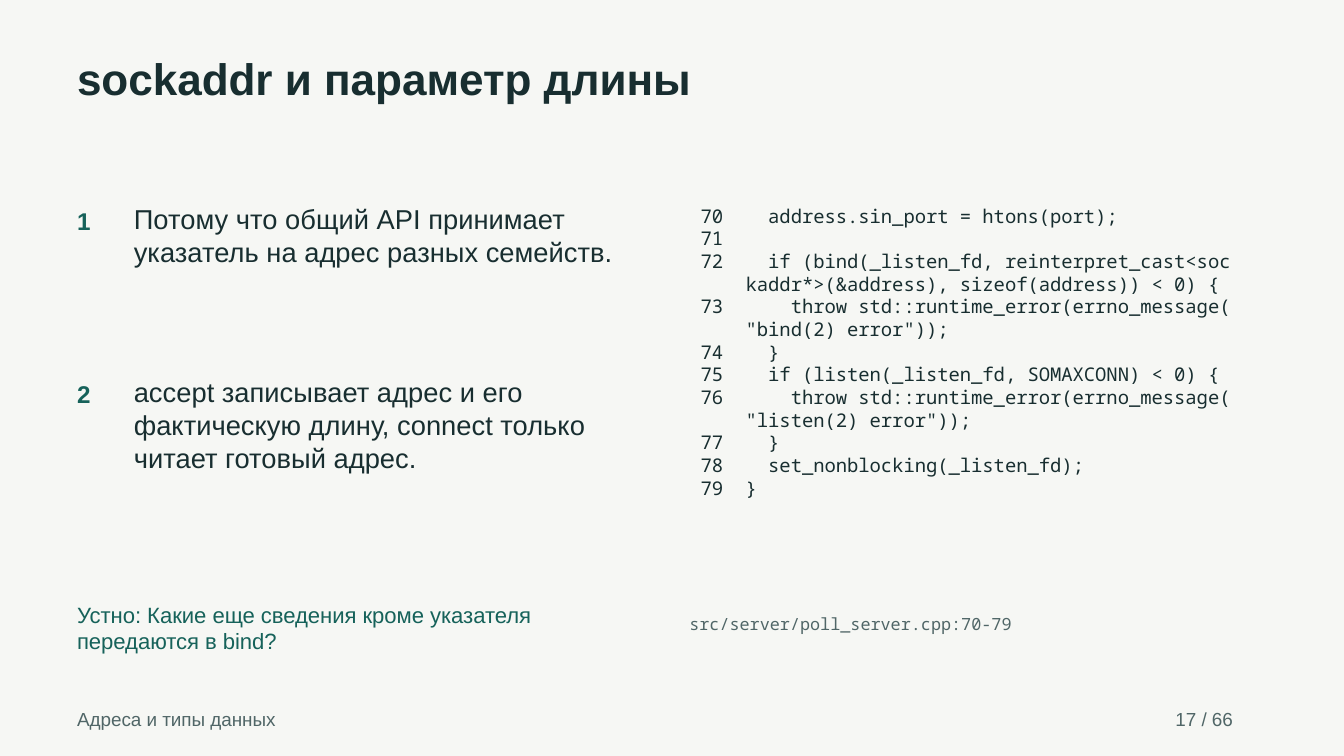
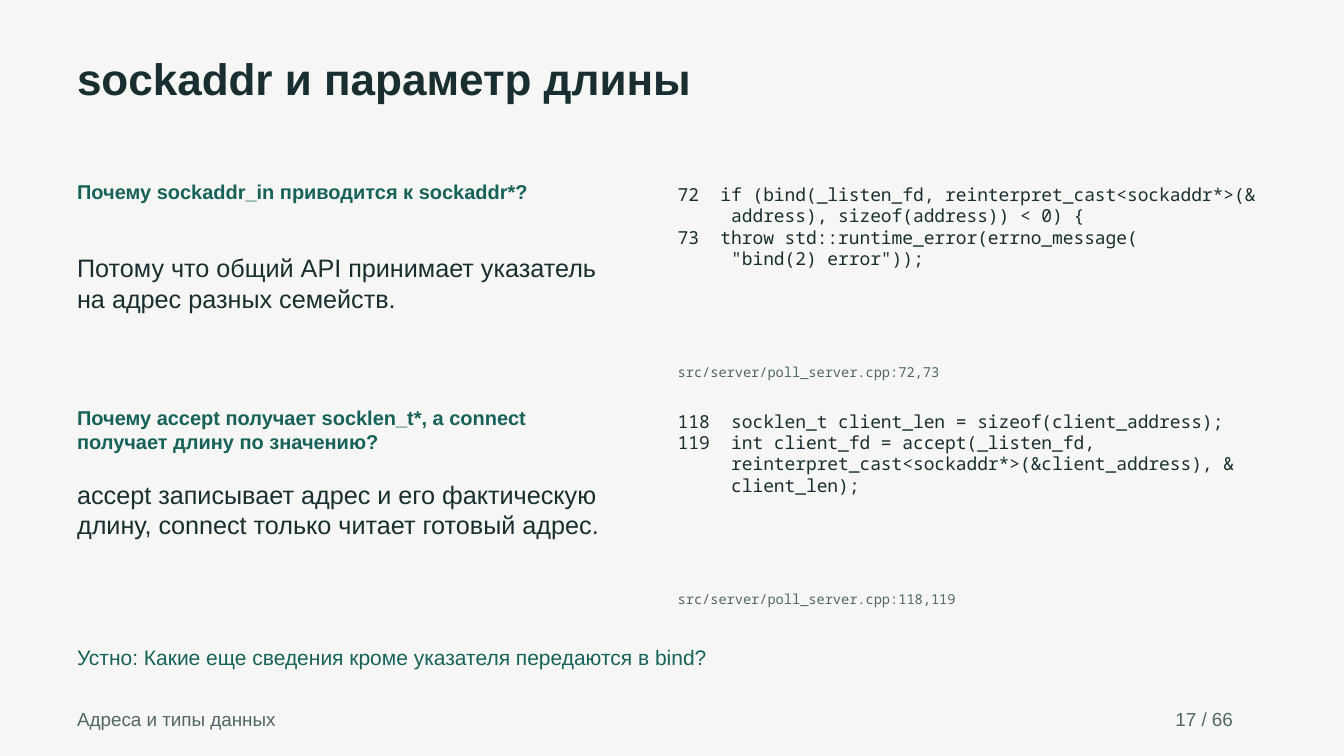
Before and after one commit to AlexUner/alexey-tcp-defense, a slide deck: slide 17 of presentation.pptx. Drawn at 1344x756 pixels with LibreOffice and Linux fonts; fonts in the diff are those of the drawing. Boxes give left, top, right and bottom in pixels: in the first picture for what was removed or moved away, otherwise in the second. Text is boxed around its words. In the diff, an @@ line names an element or a change of style, - is before the commit and + after.

```diff
--- a/presentation.pptx
+++ b/presentation.pptx
@@ text "72 if (bind(_listen_fd, reinterpret_cast<sockaddr*>(&": place and size @@
-text "72 if (bind(_listen_fd, reinterpret_cast<sockaddr*>(&" at [701,208,1231,477]
+text "72 if (bind(_listen_fd, reinterpret_cast<sockaddr*>(&" at [678,187,1255,268]
@@ text added at [77,184,528,203], 14.2 pt, text #16625A, bold @@
+Почему sockaddr_in приводится к sockaddr*?
@@ text at [678,187,1255,225]: text changed; size 13.5 to 12.8 pt @@
-70 address.sin_port = htons(port);
-71
-72 if (bind(_listen_fd, reinterpret_cast<soc
-kaddr*>(&address), sizeof(address)) < 0) {
+72 if (bind(_listen_fd, reinterpret_cast<sockaddr*>(&
+address), sizeof(address)) < 0) {
@@ text removed at [77,213,90,230] @@
-1
@@ text at [720,230,1138,268]: size 13.5 to 12.8 pt in "73 throw std::runtime_error(errno_message(", ""bind(2) error"));" @@
@@ text "Потому что общий API принимает ...": place and size @@
-text "Потому что общий API принимает ..." at [134,208,612,267]
+text "Потому что общий API принимает ..." at [77,258,596,313]
@@ text "Потому что общий API принимает ..." at [77,258,596,313]: size 19.5 to 18 pt @@
@@ text removed at [77,386,90,403] @@
-2
@@ text added at [678,366,940,381], 9.8 pt, text #506667 @@
+src/server/poll_server.cpp:72,73
@@ text at [746,366,1230,477]: paragraphs removed @@
-74 }
-75 if (listen(_listen_fd, SOMAXCONN) < 0) {
-76 throw std::runtime_error(errno_message(
-"listen(2) error"));
-77 }
-78 set_nonblocking(_listen_fd);
-79 }
@@ text added at [77,410,526,453], 14.2 pt, text #16625A, bold @@
+Почему accept получает socklen_t*, а connect получает длину по значению?
@@ text added at [678,414,1223,495], 12.8 pt, text #182E30 @@
+118 socklen_t client_len = sizeof(client_address);
+119 int client_fd = accept(_listen_fd,
+reinterpret_cast<sockaddr*>(&client_address), &
+client_len);
@@ text "accept записывает адрес и его ..." at [77,485,598,540]: size 19.5 to 18 pt @@
@@ text "accept записывает адрес и его ...": place and size @@
-text "accept записывает адрес и его ..." at [134,384,585,473]
+text "accept записывает адрес и его ..." at [77,485,598,540]
@@ text at [678,593,956,608]: text changed; size 12 to 9.8 pt @@
-src/server/poll_server.cpp:70-79
+src/server/poll_server.cpp:118,119
@@ text "Устно: Какие еще сведения кроме ...": place and size @@
-text "Устно: Какие еще сведения кроме ..." at [77,607,531,654]
+text "Устно: Какие еще сведения кроме ..." at [77,649,706,669]
@@ text "Устно: Какие еще сведения кроме ..." at [77,649,706,669]: size 15.8 to 15 pt @@
```
Also in this commit, not shown: 54 other slides changed, 9 slides added, 9 slides removed, 2 other files.
